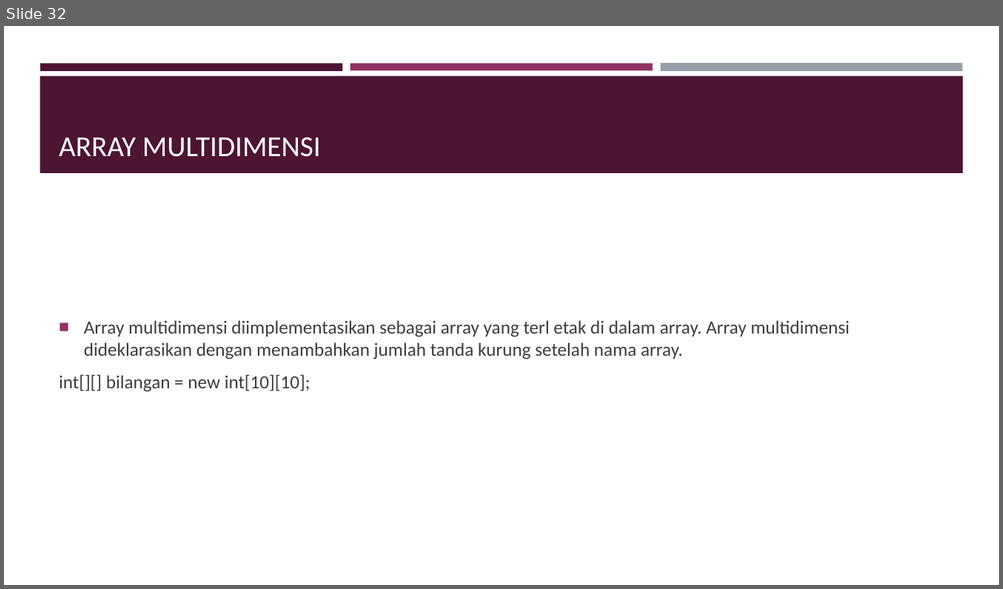
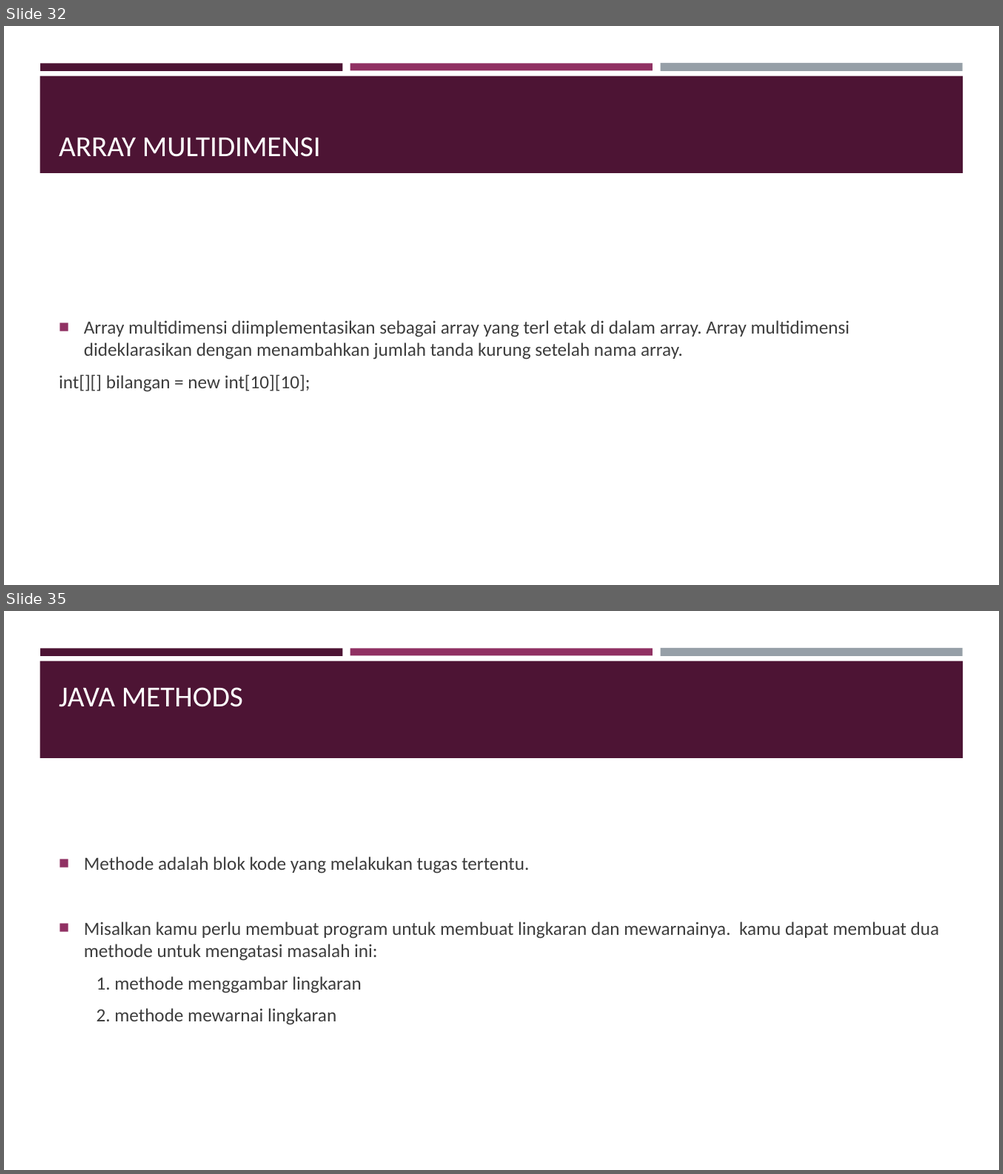
Before and after one commit to ahmadcahyana/bootcamp_java_fundamental, a slide deck: Bootcamp.pptx. Shown one above the other, each under a label of ours: slide 32 before the commit, slides 32 and 35 after it; the slides between them are not shown. The pictures are 1003x589 and 1003x1174 pixels, drawn with LibreOffice and Linux fonts; fonts in the diff are those of the drawing. Boxes give left, top, right and bottom in pixels: in the first picture for what was removed or moved away, otherwise in the second. Text is boxed around its words. In the diff, an @@ line names an element or a change of style, - is before the commit and + after.

```diff
--- a/Bootcamp.pptx
+++ b/Bootcamp.pptx
@@ slide 35 added at [4,611,999,1170], background #FFFFFF; not listed: 4 template elements that a slide beside it also shows @@
@@ title added at [59,687,243,707], 28 pt, text #FFFFFF @@
+JAVA METHODS
@@ text added at [84,857,939,1025], 18 pt, text #3D3D3D @@
+■ Methode adalah blok kode yang melakukan tugas tertentu.
+■ Misalkan kamu perlu membuat program untuk membuat lingkaran dan mewarnainya. kamu dapat membuat dua methode untuk mengatasi masalah ini:
+1. methode menggambar lingkaran
+2. methode mewarnai lingkaran
```
Also in this commit, not shown: 3 other slides added, 2 other files.
